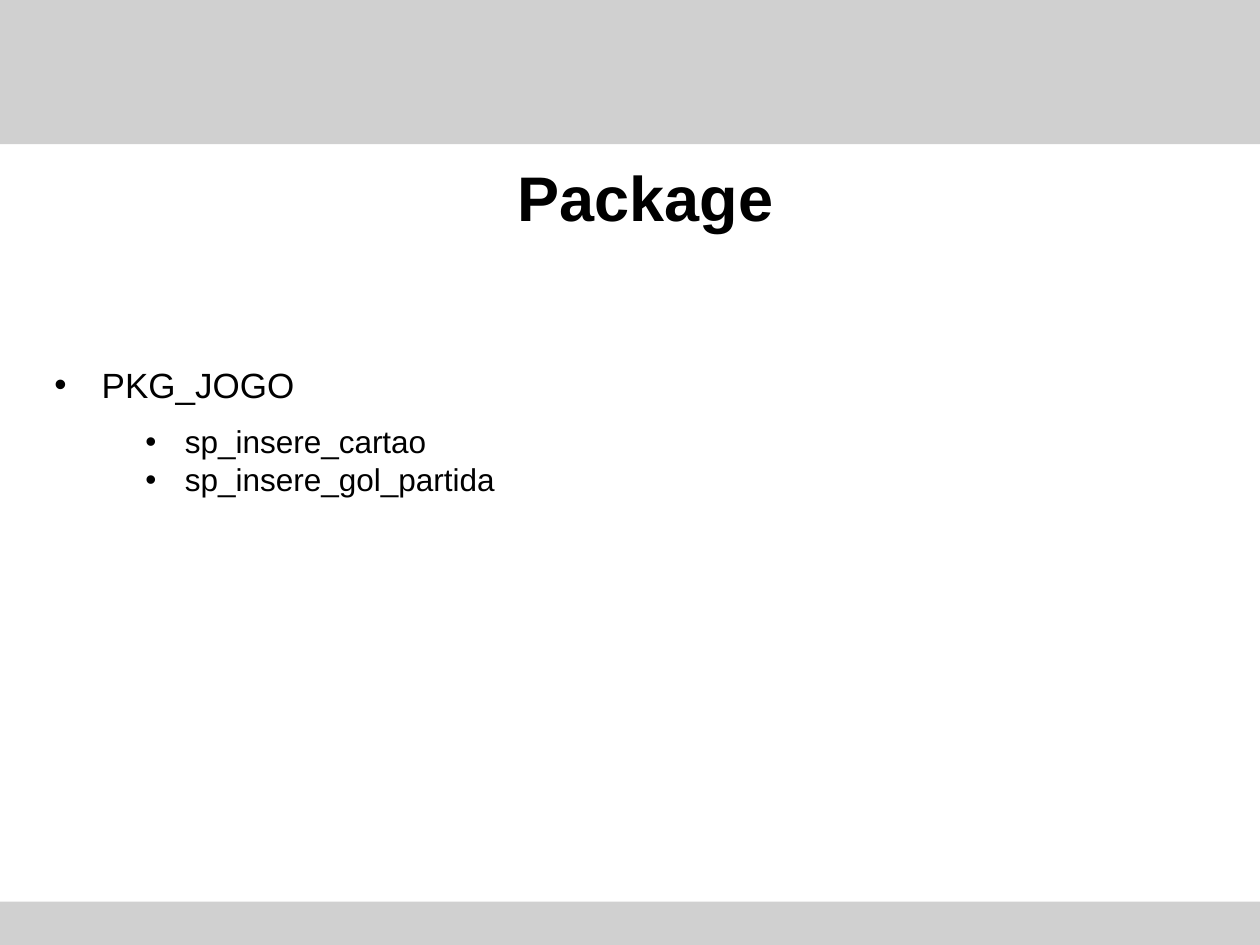
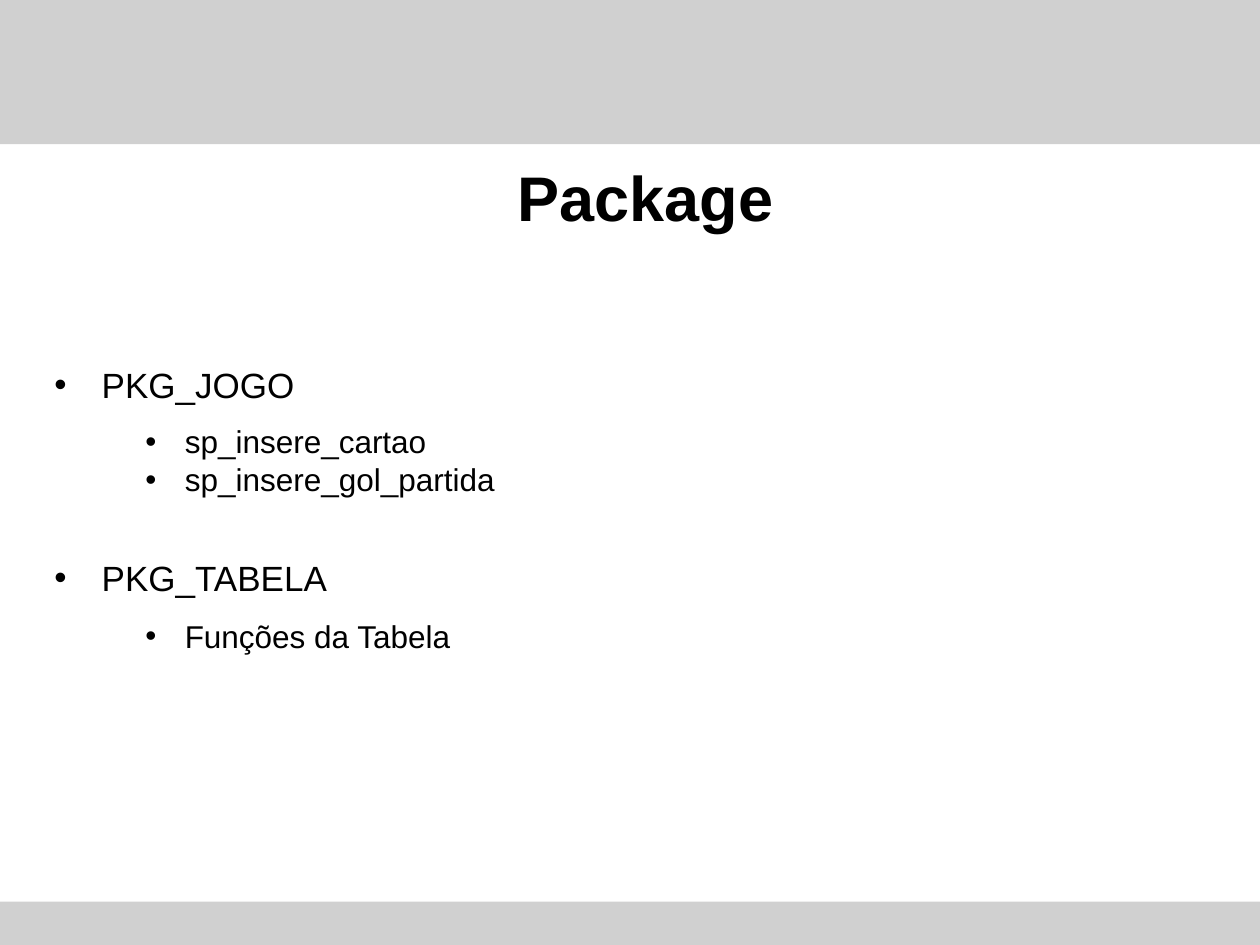
Before and after one commit to tomiokaPedro/POTIGUA_TOMIOKA, a slide deck: slide 8 of Trabalho_final/apresentacao.pptx. Drawn at 1260x945 pixels with LibreOffice and Linux fonts; fonts in the diff are those of the drawing; grey boxes stand for pictures. Boxes give left, top, right and bottom in pixels: in the first picture for what was removed or moved away, otherwise in the second. Text is boxed around its words. In the diff, an @@ line names an element or a change of style, - is before the commit and + after.

```diff
--- a/Trabalho_final/apresentacao.pptx
+++ b/Trabalho_final/apresentacao.pptx
@@ text at (x1=102, y1=566, x2=327, y2=598): paragraph added @@
+• PKG_TABELA
@@ text added at (x1=185, y1=625, x2=450, y2=654), 18 pt, text #000000 @@
+• Funções da Tabela
```
Also in this commit, not shown: 2 other slides changed.
